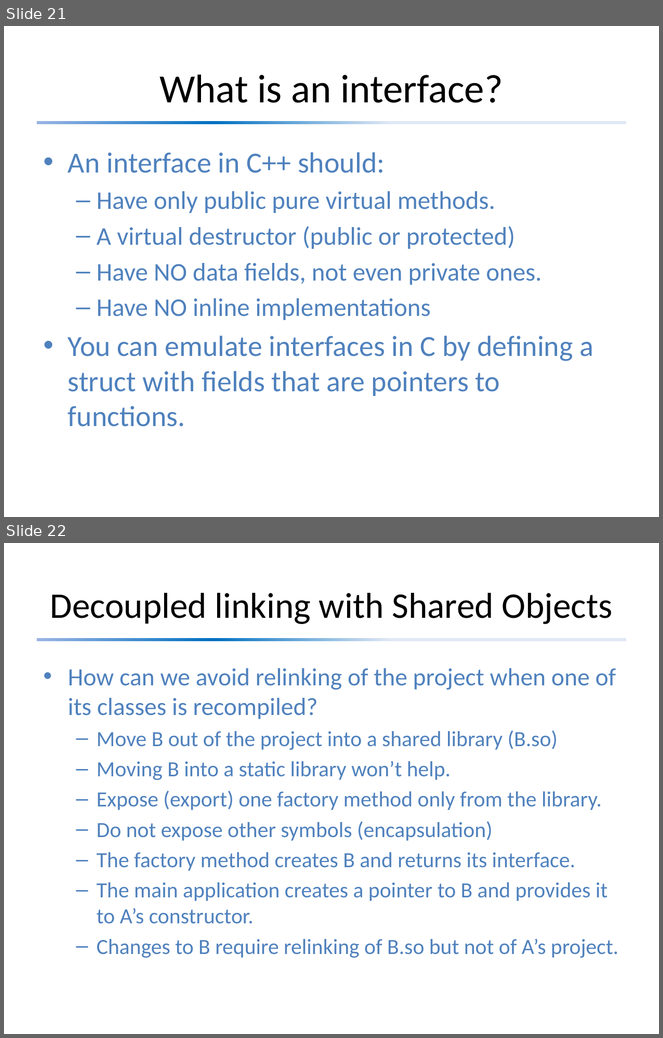
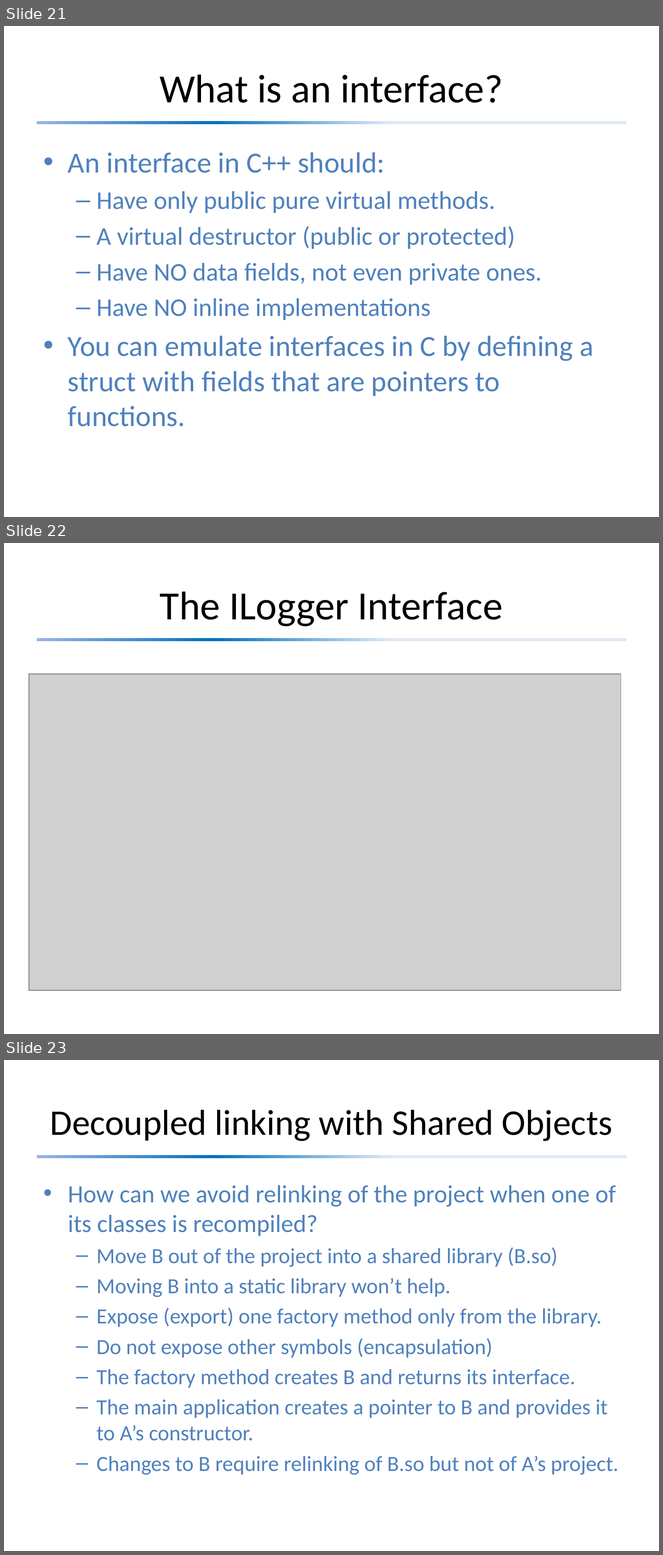
Before and after one commit to david-sackstein/solid-c-cpp, a slide deck: Module 3 - Decoupling Software.pptx. Shown one above the other, each under a label of ours: slides 21 and 22 before the commit, slides 21, 22 and 23 after it. The pictures are 663x1038 and 663x1555 pixels, drawn with LibreOffice and Linux fonts; fonts in the diff are those of the drawing; grey boxes stand for pictures. Boxes give left, top, right and bottom in pixels: in the first picture for what was removed or moved away, otherwise in the second. Text is boxed around its words. In the diff, an @@ line names an element or a change of style, - is before the commit and + after.

```diff
--- a/Module 3 - Decoupling Software.pptx
+++ b/Module 3 - Decoupling Software.pptx
@@ slide 22 added at [4, 543, 659, 1034], background #FFFFFF; not listed: 1 template element that a slide beside it also shows @@
@@ title added at [160, 591, 503, 627], 44 pt, text #000000 @@
+The ILogger Interface
@@ picture added at [29, 674, 621, 991] @@
@@ what was slide 22 is now slide 23 @@
```
Also in this commit, not shown: 2 slides changed, 1 other slide added, 1 slide removed, 7 other files.
